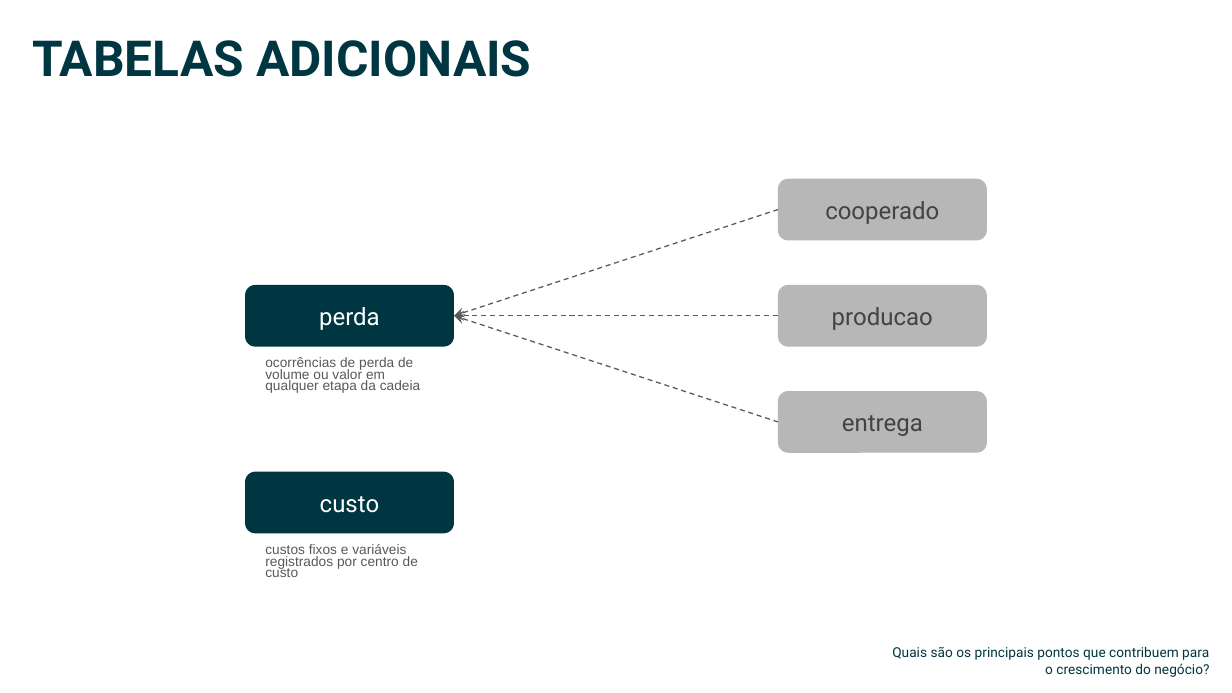
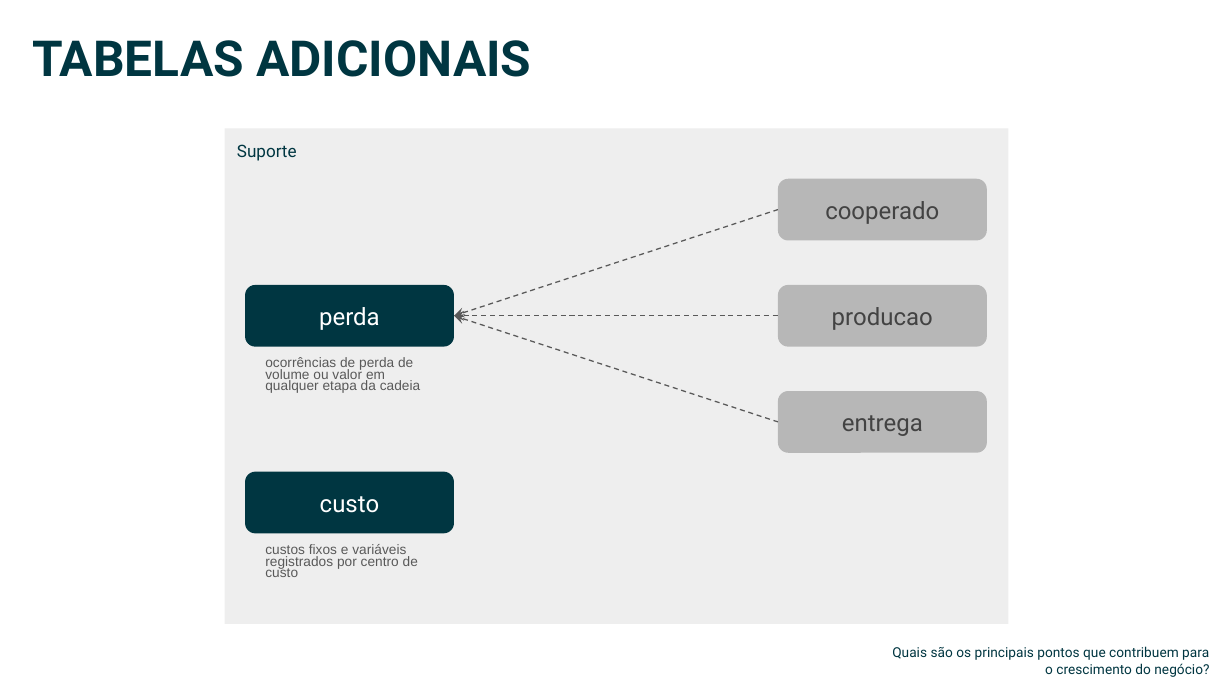
Before and after one commit to ebbonfimm/case_sicoob_coopllactia, a slide deck: slide 9 of Case Sicoob - Eduardo Bonfim.pptx (slide 11 before the commit). Drawn at 1232x693 pixels with LibreOffice and Linux fonts; fonts in the diff are those of the drawing. Boxes give left, top, right and bottom in pixels: in the first picture for what was removed or moved away, otherwise in the second. Text is boxed around its words. In the diff, an @@ line names an element or a change of style, - is before the commit and + after.

```diff
--- a/Case Sicoob - Eduardo Bonfim.pptx
+++ b/Case Sicoob - Eduardo Bonfim.pptx
@@ rectangle added at [224, 128, 1008, 623], fill #EEEEEE, 10 pt, text #003641 @@
+Suporte
```
Also in this commit, not shown: 4 other slides changed, 2 slides added, 5 slides removed.
